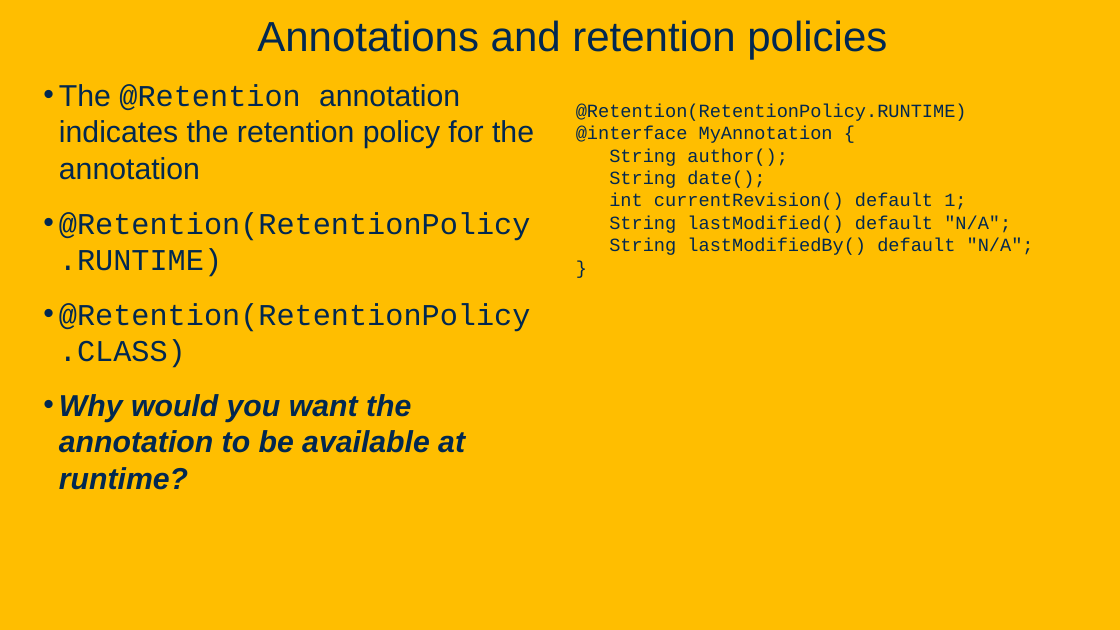
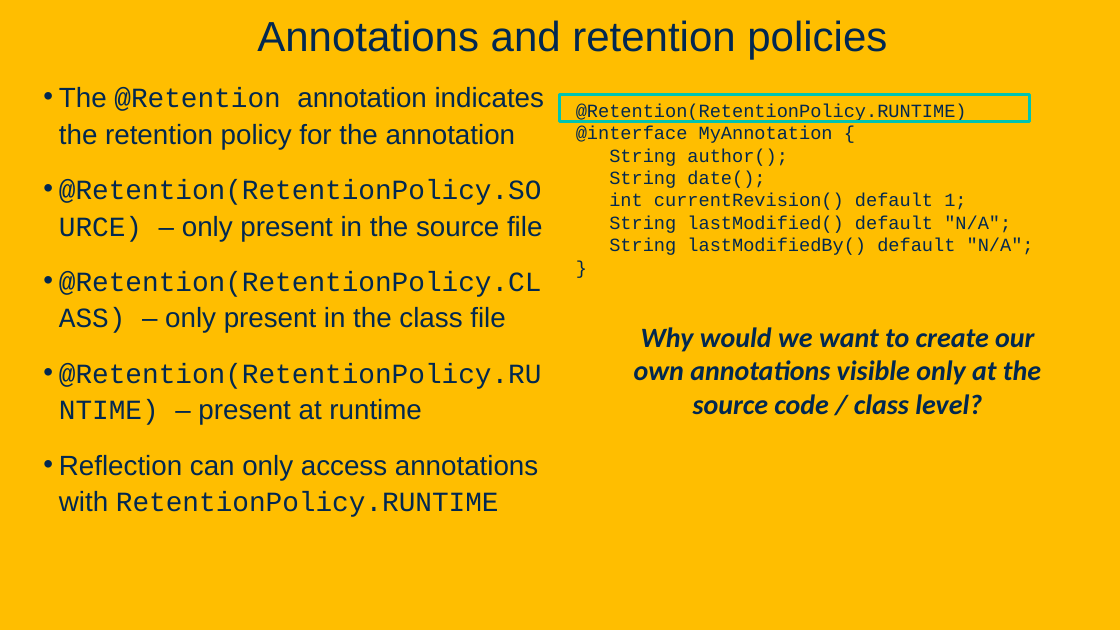
Before and after one commit to davsec-teaching/ECS160-Winter2025, a slide deck: slide 48 of slides/5_annotations_and_reflection.pptx (slide 37 before the commit). Drawn at 1120x630 pixels with LibreOffice and Linux fonts; fonts in the diff are those of the drawing; background and template pictures are left out. Boxes give left, top, right and bottom in pixels: in the first picture for what was removed or moved away, otherwise in the second. Text is boxed around its words. In the diff, an @@ line names an element or a change of style, - is before the commit and + after.

Commit message:
update annotations and reflection slides

```diff
--- a/slides/5_annotations_and_reflection.pptx
+++ b/slides/5_annotations_and_reflection.pptx
@@ text at [59,87,544,149]: size 25.9 to 23.8 pt in "The @Retention annotation indicates the retention policy ..."; line spacing 1 to 1.1 @@
@@ rectangle added at [560,94,1030,121], outline #00C4B2 2.5 pt @@
@@ text at [59,179,542,517]: text changed; size 25.9 to 23.8 pt @@
-• @Retention(RetentionPolicy.RUNTIME)
-• @Retention(RetentionPolicy.CLASS)
-• Why would you want the annotation to be available at runtime?
+• @Retention(RetentionPolicy.SOURCE) – only present in the source file
+• @Retention(RetentionPolicy.CLASS) – only present in the class file
+• @Retention(RetentionPolicy.RUNTIME) – present at runtime
+• Reflection can only access annotations with RetentionPolicy.RUNTIME
@@ text added at [634,327,1041,415], 24 pt, text #022850, bold, italic @@
+Why would we want to create our own annotations visible only at the source code / class level?
```
Also in this commit, not shown: 3 other slides changed, 36 slides added, 2 slides removed.
